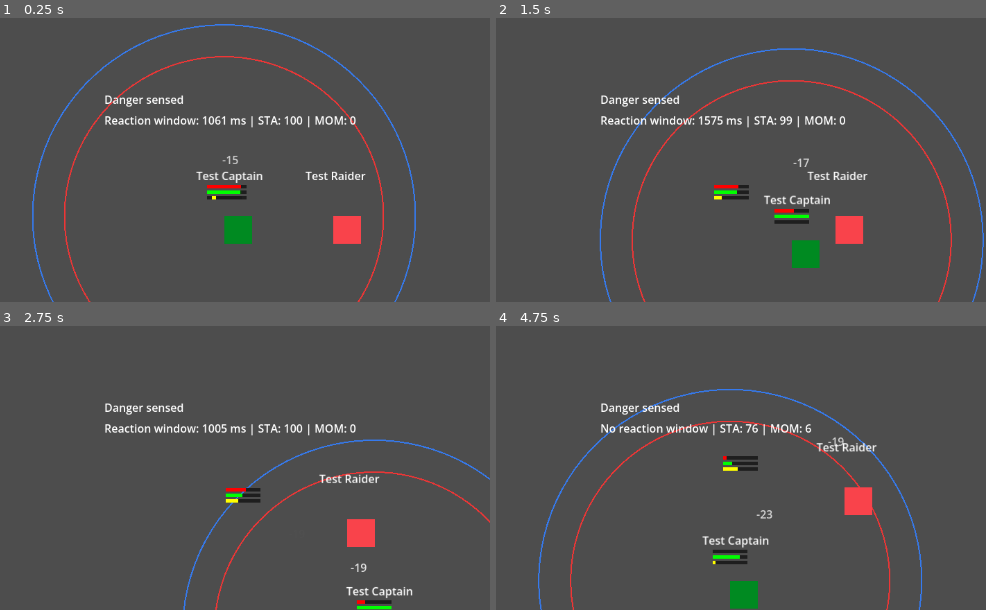
Above: before the commit, frames 1-4 (two rows, left to right).
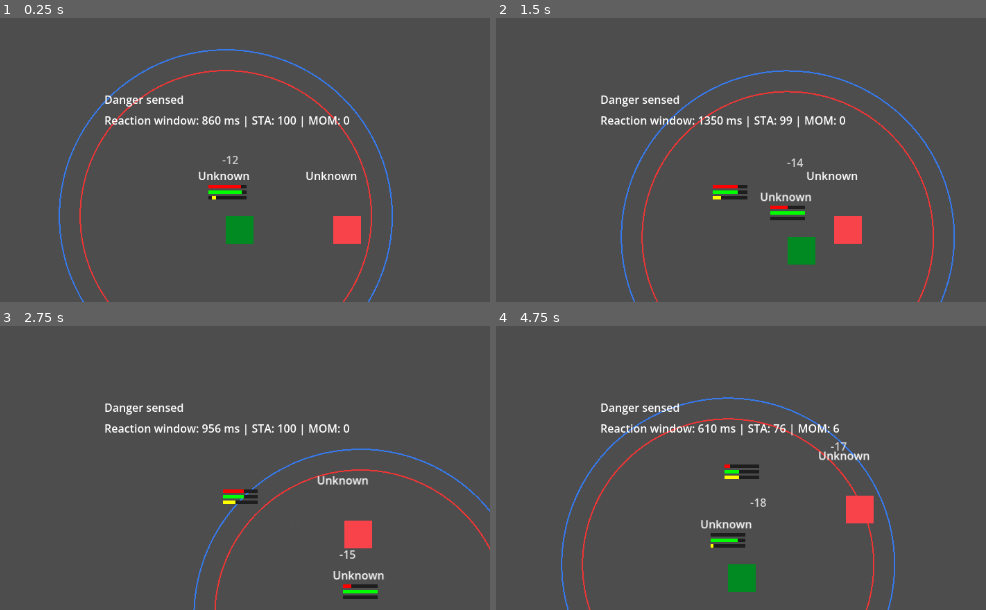
Above: after the commit, the same moments.

Repository: YungQuis290/a-true-story
Game: Godot game, scene res://scenes/prototypes/PrototypeCombat.tscn
Two runs of this game, one before a commit and one after it. Both use one fixed random seed, a clock stepped at 60 frames per second and the inputs below. The project has no main scene, so this scene is started directly.
Inputs:
- Up to frame 1 (0.25 s): no input
- Up to frame 2 (1.5 s): tap Enter (ui_accept) at 0.5, 0.77 s; hold Right (ui_right) 0.53-1.28 s; hold Shift 0.53-1.28 s; hold Down (ui_down) from 1.28 s (still down); tap Shift at 1.35 s
- Up to frame 3 (2.75 s): tap Enter (ui_accept) at 1.52 s; release Down (ui_down) at 2.03 s; hold Right (ui_right) from 2.03 s (still down); hold Shift from 2.03 s (still down)
- Up to frame 4 (4.75 s): release Right (ui_right) at 2.78 s; release Shift at 2.78 s; hold Up (ui_up) 2.78-3.53 s; tap Shift at 2.85, 4.35 s; tap Enter (ui_accept) at 3.02, 3.77, 4.52 s; hold Shift 3.53-4.28 s; hold Left (ui_left) from 3.53 s (still down)

The runs differ from the first frame. In frame 1, 5.0% of the frame differs, in the area x 6-85%, y 2-100%; in frame 2, 5.2%; in frame 3, 4.3%; in frame 4, 6.8%, in the area x 8-87%, y 22-100%.
Error after the commit: Parse Error: Cannot return value of type "null" because the function return type is "Dictionary". (res://scripts/world/DataLoader.gd:24)

Commit message:
Update DataLoader.gd
Added easter egg for labeler

Diff:
--- a/scripts/world/DataLoader.gd
+++ b/scripts/world/DataLoader.gd
@@ -21,7 +21,8 @@
 	# If parsing fails, show error
 	if parse_result != OK:
 		push_error("JSON Parse Error in: " + path)
-		return {}
+		return
 
+	# Easter Egg btw
 	# Return parsed data
 	return json.data
